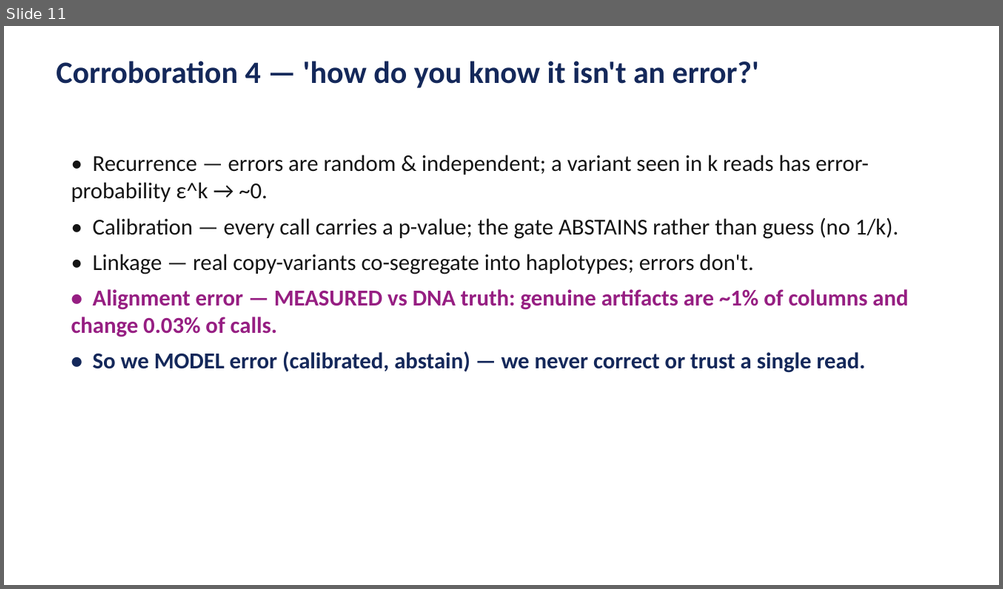
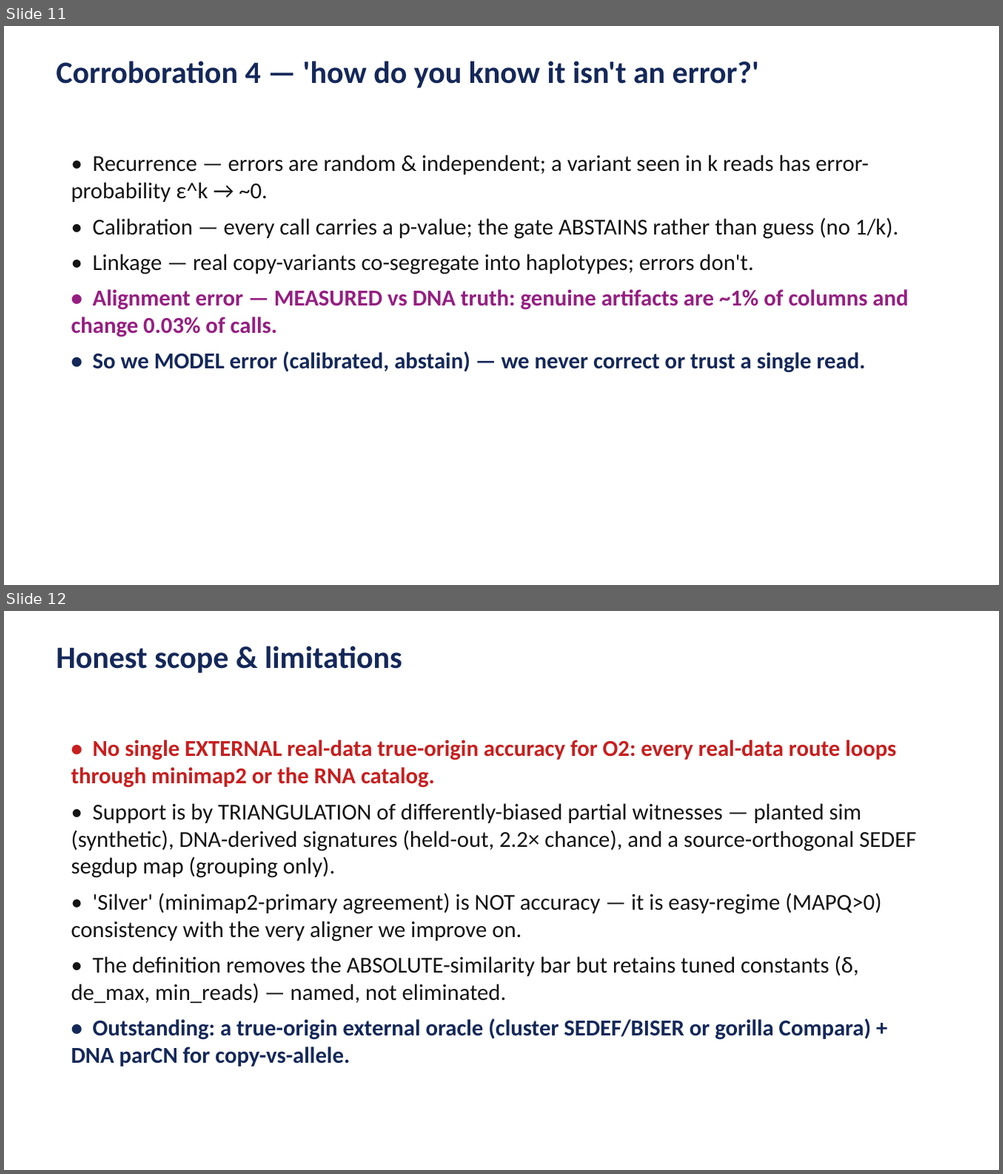
Before and after one commit to juanfraitu1/Rustle, a slide deck: bench/slides/multicopy_families.pptx. Shown one above the other, each under a label of ours: slide 11 before the commit, slides 11 and 12 after it. The pictures are 1003x589 and 1003x1174 pixels, drawn with LibreOffice and Linux fonts; fonts in the diff are those of the drawing. Boxes give left, top, right and bottom in pixels: in the first picture for what was removed or moved away, otherwise in the second. Text is boxed around its words. In the diff, an @@ line names an element or a change of style, - is before the commit and + after.

```diff
--- a/bench/slides/multicopy_families.pptx
+++ b/bench/slides/multicopy_families.pptx
@@ slide 12 added at [4, 611, 999, 1170], background #FFFFFF @@
@@ text added at [56, 646, 402, 673], 30 pt, text #14285A, bold @@
+Honest scope & limitations
@@ text added at [71, 740, 916, 1067], 22 pt, text #141414 @@
+• No single EXTERNAL real-data true-origin accuracy for O2: every real-data route loops through minimap2 or the RNA catalog.
+• Support is by TRIANGULATION of differently-biased partial witnesses — planted sim (synthetic), DNA-derived signatures (held-out, 2.2× chance), and a source-orthogonal SEDEF segdup map (grouping only).
+• 'Silver' (minimap2-primary agreement) is NOT accuracy — it is easy-regime (MAPQ>0) consistency with the very aligner we improve on.
+• The definition removes the ABSOLUTE-similarity bar but retains tuned constants (δ, de_max, min_reads) — named, not eliminated.
+• Outstanding: a true-origin external oracle (cluster SEDEF/BISER or gorilla Compara) + DNA parCN for copy-vs-allele.
```
Also in this commit, not shown: 8 slides changed, 4 other files.
